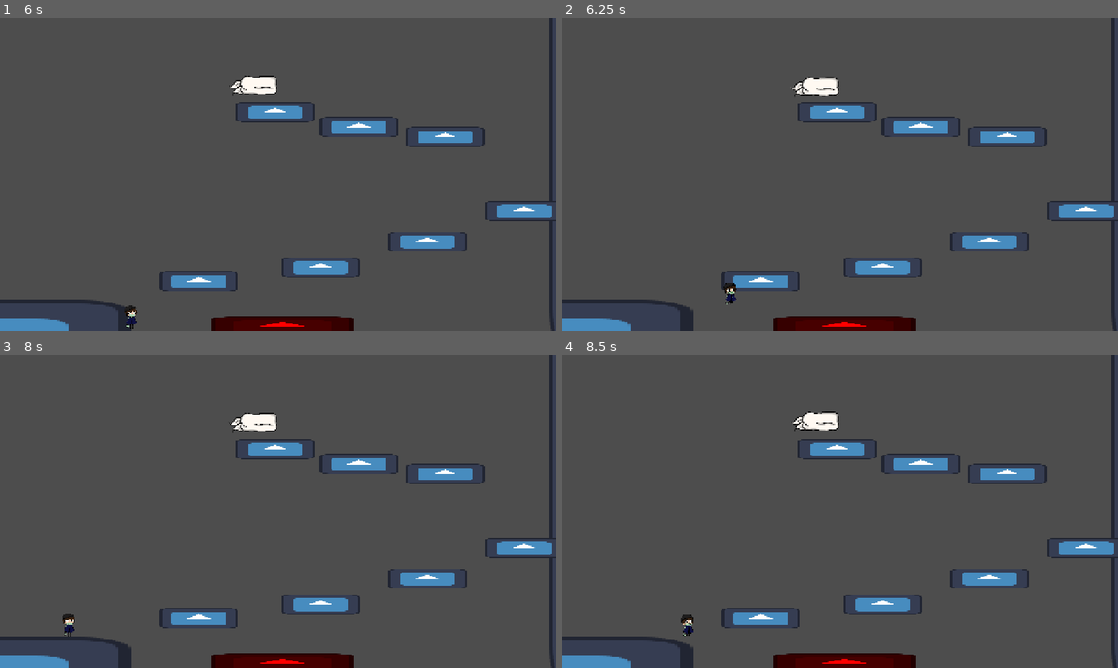
Above: before the commit, frames 1-4 (two rows, left to right).
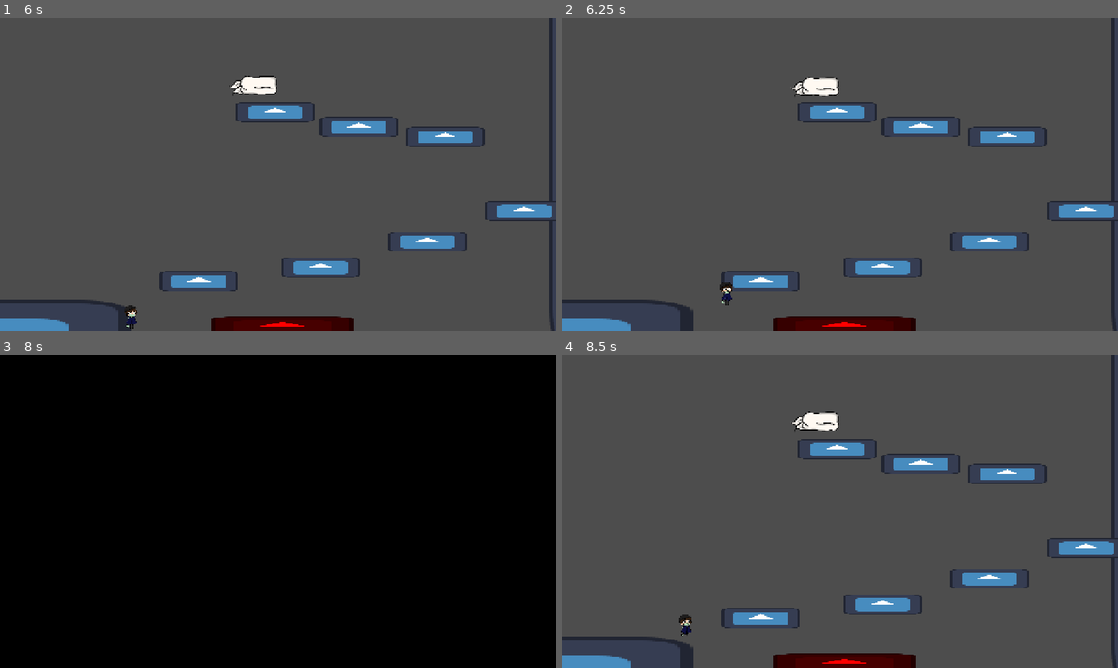
Above: after the commit, the same moments.

Repository: nandedeska/ggj-2026
Game: Godot game, scene res://scenes/LEVEL_ONE.tscn
Same seed, same stepped clock (60 frames per second), same inputs: the game is played once before the commit and once after it. This scene is started directly instead of the project's main scene. The engine's default icon, where the game draws it, is replaced by a stand-in: a white triangle on a blue panel in a dark square.
Inputs:
- Up to frame 1 (6 s): tap Enter (skip) at 0.5, 5 s; hold F (mask) 0.53-1.28 s; hold D (move_right) 0.53-2.03 s; tap W (jump) at 0.77, 1.52, 3.02, 3.77, 4.52 s; tap F (mask) every 1.5 s from 1.35 to 5.85 s; hold A (move_left) 2.03-2.78 s; hold F (mask) 2.03-2.78 s; tap Space at 2.75 s; hold D (move_right) 2.78-4.28 s; hold F (mask) 3.53-4.28 s; hold A (move_left) 4.28-5.03 s; hold D (move_right) 5.03-5.78 s; hold F (mask) 5.03-5.78 s; hold A (move_left) from 5.78 s (still down)
- Up to frame 2 (6.25 s): keep holding A (move_left); tap W (jump) at 6.02 s
- Up to frame 3 (8 s): hold F (mask) 6.53-7.28 s; tap W (jump) at 6.77, 7.52 s; release A (move_left) at 7.28 s; hold D (move_right) from 7.28 s (still down); tap F (mask) at 7.35 s
- Up to frame 4 (8.5 s): keep holding D (move_right); hold F (mask) from 8.03 s (still down)

Frame 1 is identical in both runs. In frame 2, 0.1% of the frame differs, in the area x 28-32%, y 84-92%; in frame 3, 100%, in the area x 0-100%, y 0-100%; in frame 4, 0.2%.

Commit message:
jump change

Diff:
--- a/scripts/player.gd
+++ b/scripts/player.gd
@@ -12,13 +12,13 @@
 
 const GRAVITY_NORMAL:= 14
 const GRAVITY_WALL: float = 12
-const WALL_JUMP_PUSH_FORCE: float = 300.0
+const WALL_JUMP_PUSH_FORCE: float = 275.0
 
 var wall_contact_cayote: float = 0.0
 const WALL_CONTACT_CAYOTE_TIME: float = 0.1
 
 var wall_jump_lock: float = 0.0
-const WALL_JUMP_LOCK_TIME: float = 0.275
+const WALL_JUMP_LOCK_TIME: float = 0.3
 
 var look_dir_x: int =  1
 
